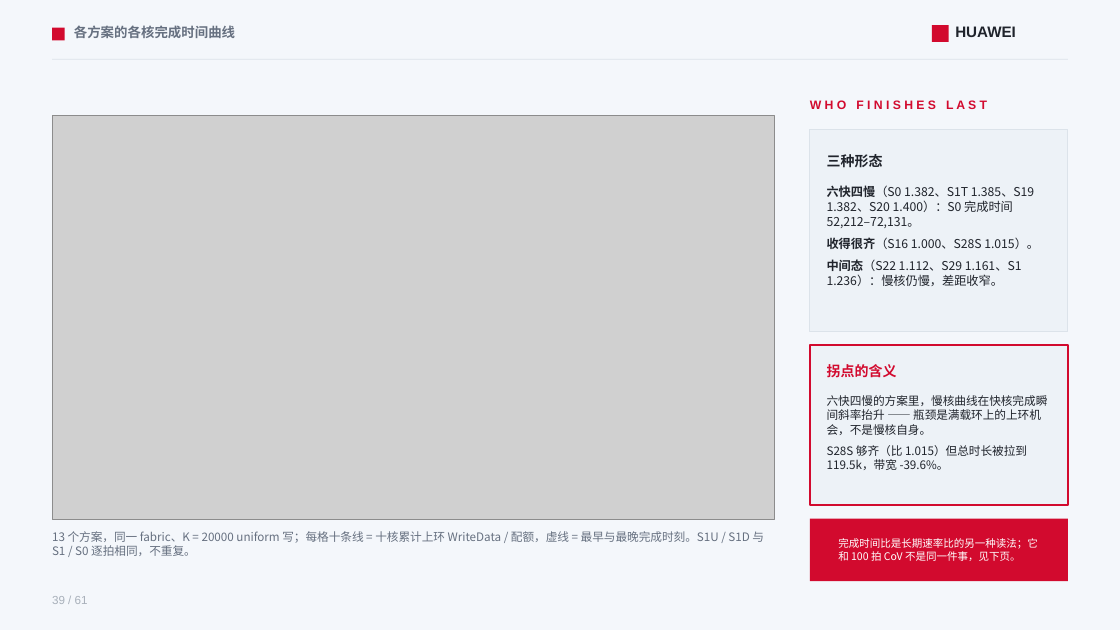
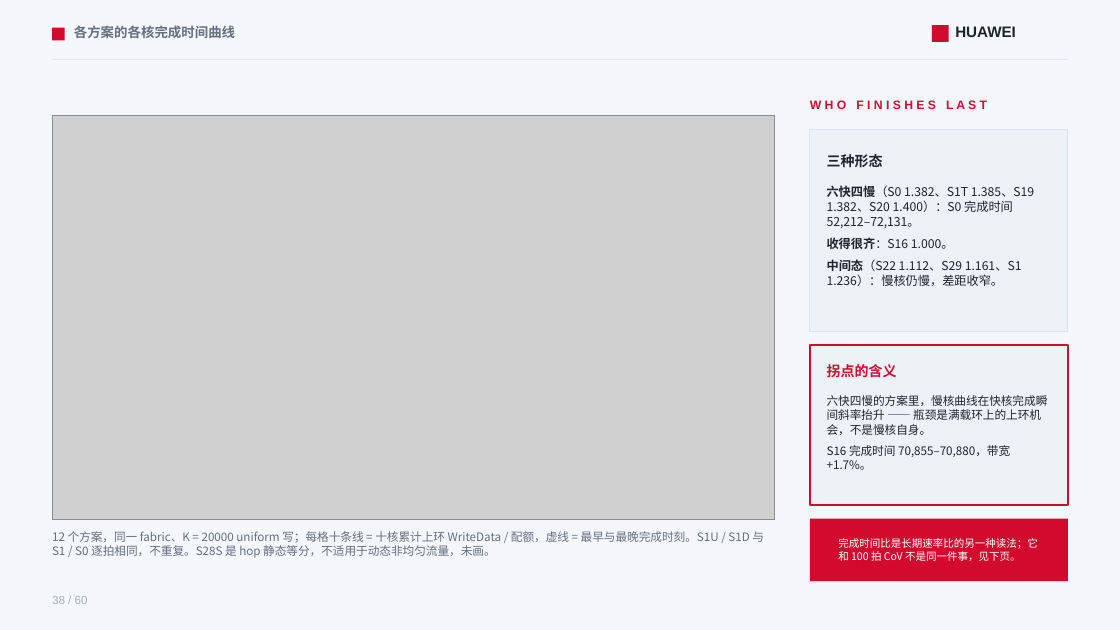
Before and after one commit to lukebest/booksim2, a slide deck: slide 38 of ppt/ring2-write-fairness.pptx (slide 39 before the commit). Drawn at 1120x630 pixels with LibreOffice and Linux fonts; fonts in the diff are those of the drawing; grey boxes stand for pictures. Boxes give left, top, right and bottom in pixels: in the first picture for what was removed or moved away, otherwise in the second. Text is boxed around its words. In the diff, an @@ line names an element or a change of style, - is before the commit and + after.

```diff
--- a/ppt/ring2-write-fairness.pptx
+++ b/ppt/ring2-write-fairness.pptx
@@ text at (827,237,954,249): text changed @@
-收得很齐（S16 1.000、S28S 1.015）。
+收得很齐：S16 1.000。
@@ text at (827,445,1010,470): text changed @@
-S28S 够齐（比 1.015）但总时长被拉到 119.5k，带宽 -39.6%。
+S16 完成时间 70,855–70,880，带宽 +1.7%。
@@ text at (52,531,764,558): text changed @@
-13 个方案，同一 fabric、K = 20000 uniform 写；每格十条线 = 十核累计上环 WriteData / 配额，虚线 = 最早与最晚完成时刻。S1U / S1D 与 S1 / S0 逐拍相同，不重复。
+12 个方案，同一 fabric、K = 20000 uniform 写；每格十条线 = 十核累计上环 WriteData / 配额，虚线 = 最早与最晚完成时刻。S1U / S1D 与 S1 / S0 逐拍相同，不重复。S28S 是 hop 静态等分，不适用于动态非均匀流量，未画。
@@ text at (52,596,88,604): text changed @@
-39 / 61
+38 / 60
```
Also in this commit, not shown: 58 other slides changed, 1 slide removed, 7 other files.
